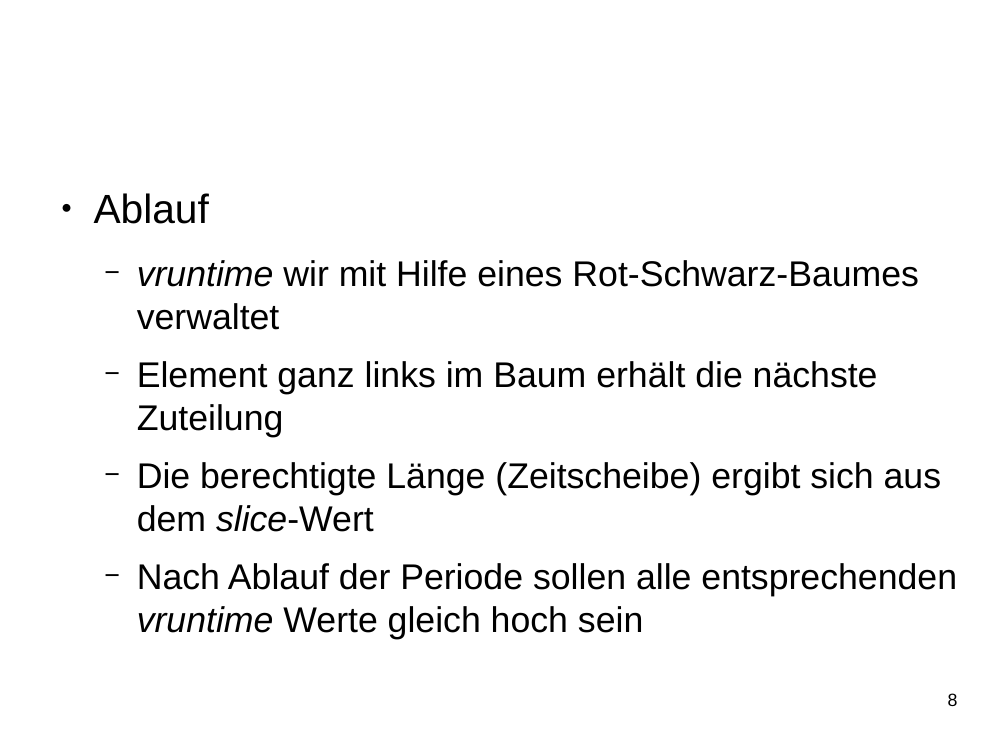
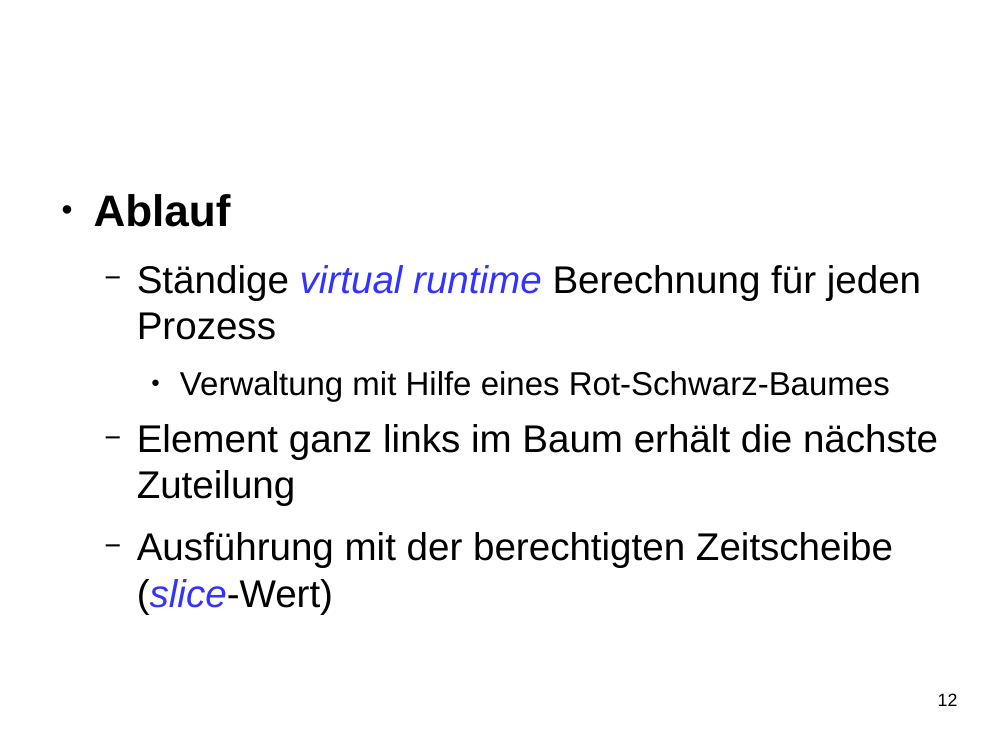
Before and after one commit to SeminararbeitCFS/main, a slide deck: slide 12 of vortrag/vortrag_CFS.odp (slide 8 before the commit). Drawn at 1008x756 pixels with LibreOffice and Linux fonts; fonts in the diff are those of the drawing; background and template pictures are left out. Boxes give left, top, right and bottom in pixels: in the first picture for what was removed or moved away, otherwise in the second. Text is boxed around its words. In the diff, an @@ line names an element or a change of style, - is before the commit and + after.

```diff
--- a/vortrag/vortrag_CFS.odp
+++ b/vortrag/vortrag_CFS.odp
@@ text at (94, 194, 938, 506): size 32.1 to 34.7 pt, bold on in "Ablauf"; size 28.1 to 30.4 pt in "Element ganz links im Baum erhält die ..." @@
@@ text at (137, 265, 921, 402): text changed; size 28.1 to 30.4 pt @@
-  − vruntime wir mit Hilfe eines Rot-Schwarz-Baumes verwaltet
+  − Ständige virtual runtime Berechnung für jeden Prozess
+    ● Verwaltung mit Hilfe eines Rot-Schwarz-Baumes
@@ text at (137, 532, 893, 614): text changed; size 28.1 to 30.4 pt @@
-  − Die berechtigte Länge (Zeitscheibe) ergibt sich aus dem slice-Wert
-  − Nach Ablauf der Periode sollen alle entsprechenden vruntime Werte gleich hoch sein
+  − Ausführung mit der berechtigten Zeitscheibe (slice-Wert)
@@ page number at (938, 693, 958, 706): text changed @@
-8
+12
```
Also in this commit, not shown: 5 other slides changed, 2 slides added, 3 slides removed.
